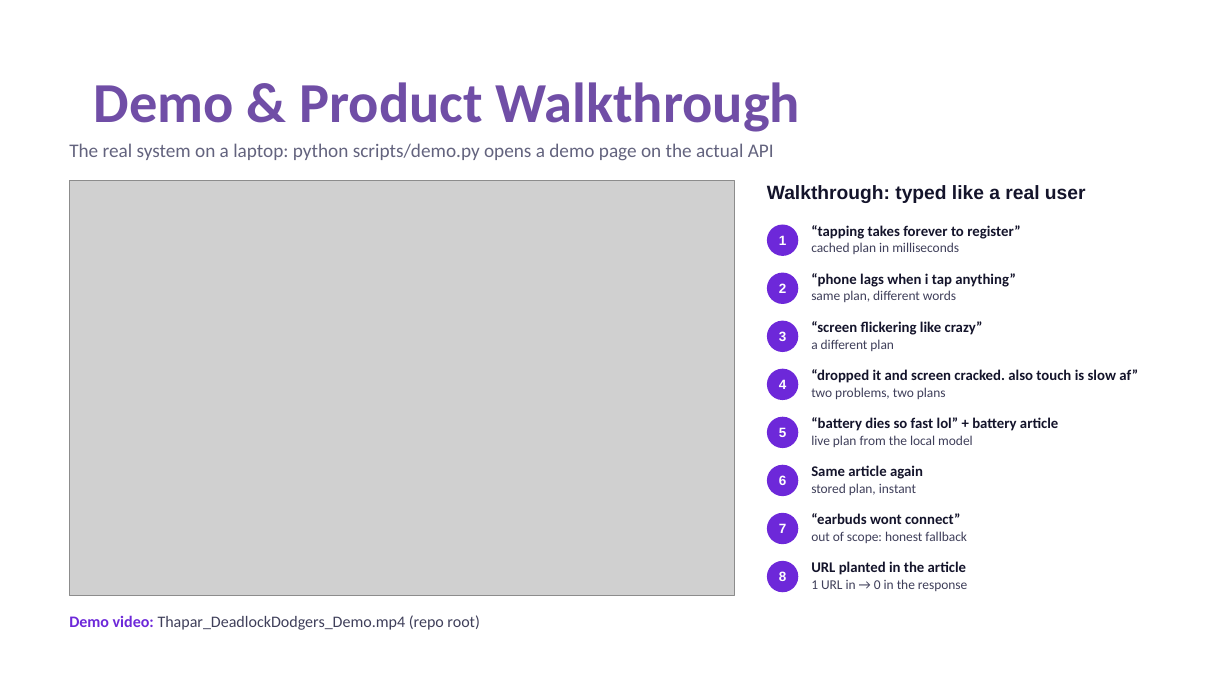
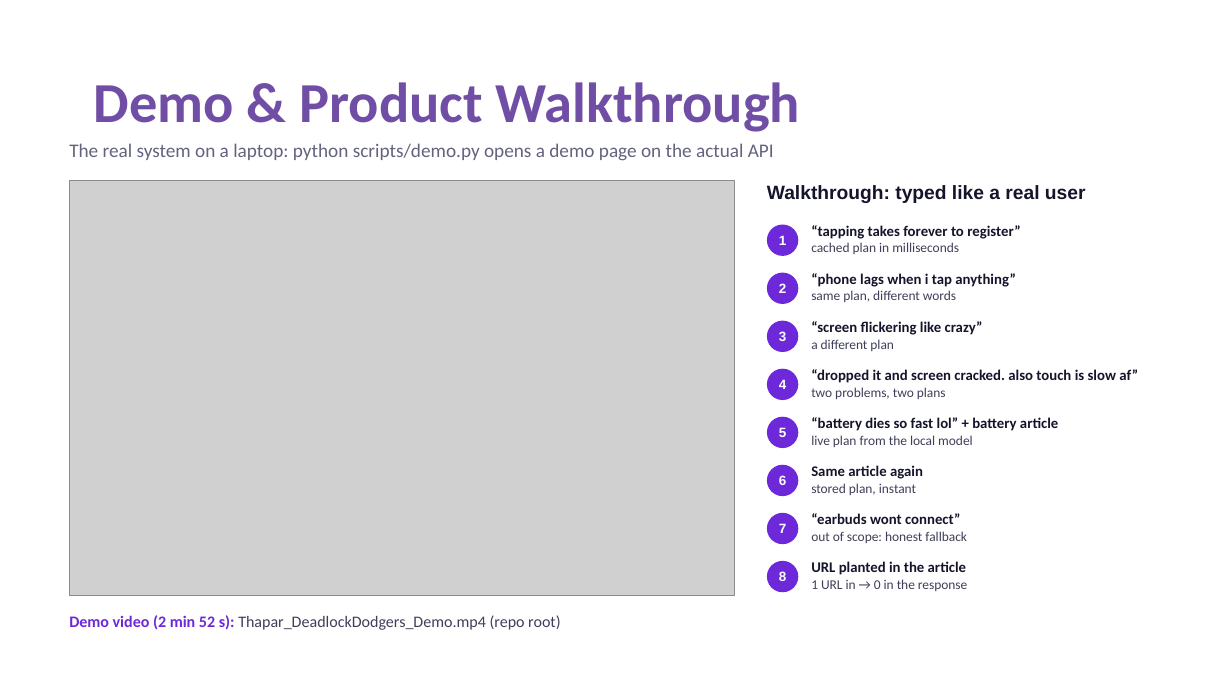
Before and after one commit to Sanyam-Ahuja/prism, a slide deck: slide 5 of Thapar_DeadlockDodgers_Submission.pptx. Drawn at 1232x693 pixels with LibreOffice and Linux fonts; fonts in the diff are those of the drawing; grey boxes stand for pictures. Boxes give left, top, right and bottom in pixels: in the first picture for what was removed or moved away, otherwise in the second. Text is boxed around its words. In the diff, an @@ line names an element or a change of style, - is before the commit and + after.

```diff
--- a/Thapar_DeadlockDodgers_Submission.pptx
+++ b/Thapar_DeadlockDodgers_Submission.pptx
@@ text at bbox=[69, 615, 560, 630]: text changed @@
-Demo video: Thapar_DeadlockDodgers_Demo.mp4 (repo root)
+Demo video (2 min 52 s): Thapar_DeadlockDodgers_Demo.mp4 (repo root)
```
Also in this commit, not shown: 1 other slide changed, 4 other files.
